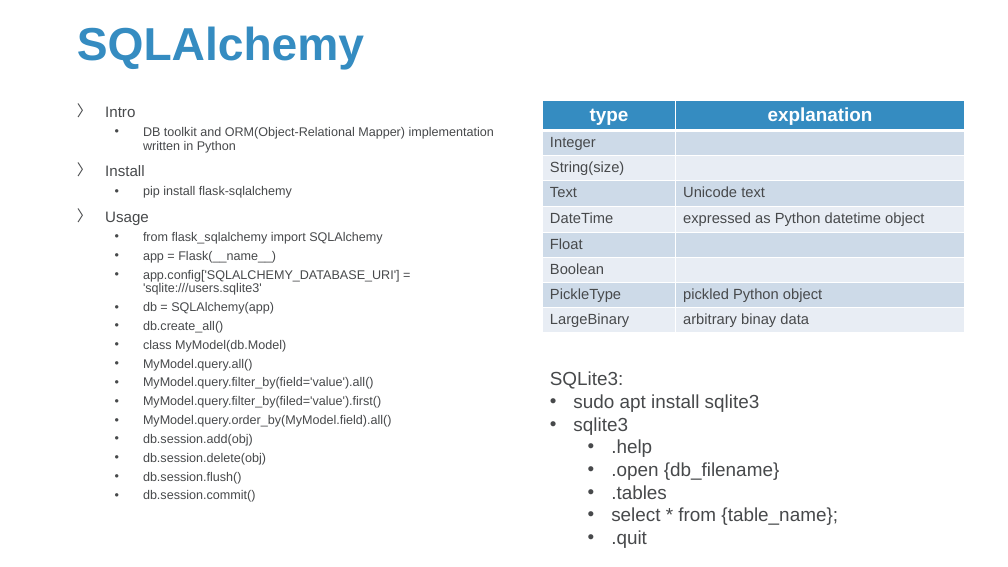
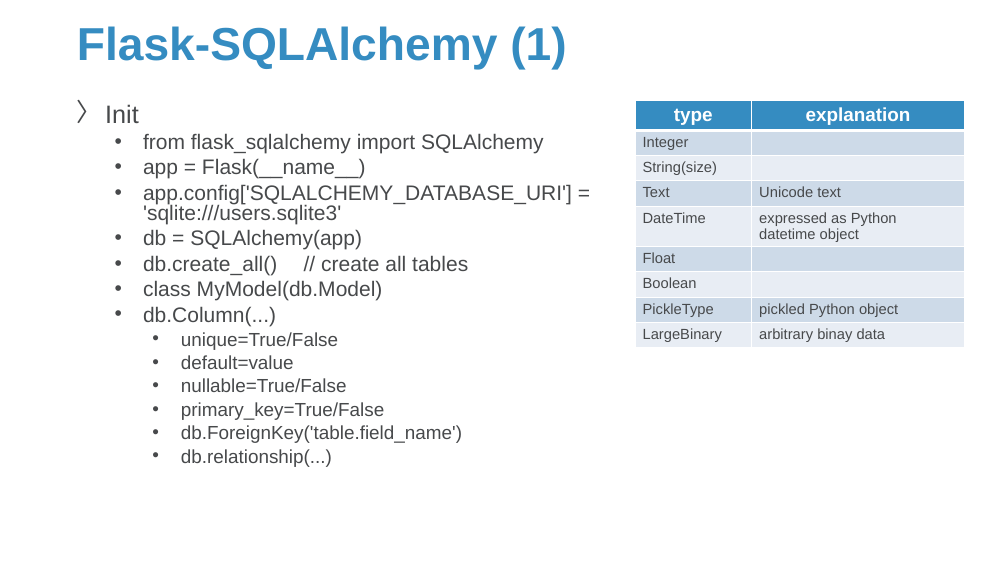
Before and after one commit to Sparks-Lu/TechNotes, a slide deck: slide 17 of Web/Flask-Notes.pptx (slide 14 before the commit). Drawn at 1008x567 pixels with LibreOffice and Linux fonts; fonts in the diff are those of the drawing; background and template pictures are left out. Boxes give left, top, right and bottom in pixels: in the first picture for what was removed or moved away, otherwise in the second. Text is boxed around its words. In the diff, an @@ line names an element or a change of style, - is before the commit and + after.

```diff
--- a/Web/Flask-Notes.pptx
+++ b/Web/Flask-Notes.pptx
@@ title at (77, 26, 566, 70): text changed @@
-SQLAlchemy
+Flask-SQLAlchemy (1)
@@ text at (105, 104, 139, 123): text changed; size 12 to 24 pt @@
-〉 Intro
-  • DB toolkit and ORM(Object-Relational Mapper) implementation written in Python
-〉 Install
-  • pip install flask-sqlalchemy
-〉 Usage
+〉 Init
@@ table: place and size @@
-table at (542, 100, 964, 333)
+table at (635, 100, 965, 349)
@@ text at (143, 133, 572, 301): size 12 to 20 pt in "from flask_sqlalchemy import SQLAlchemy", "app = Flask(__name__)", "app.config['SQLALCHEMY_DATABASE_URI'] = 'sqlite:///users.sql ...", "db = SQLAlchemy(app)" and 1 more places; line spacing 0.9 to 0.8 @@
@@ text at (143, 255, 468, 275): text changed; size 12 to 20 pt @@
-  • db.create_all()
+  • db.create_all() // create all tables
@@ text at (143, 306, 462, 467): text changed; size 12 to 18 pt @@
-  • MyModel.query.all()
-  • MyModel.query.filter_by(field='value').all()
-  • MyModel.query.filter_by(filed='value').first()
-  • MyModel.query.order_by(MyModel.field).all()
-  • db.session.add(obj)
-  • db.session.delete(obj)
-  • db.session.flush()
-  • db.session.commit()
+  • db.Column(...)
+    • unique=True/False
+    • default=value
+    • nullable=True/False
+    • primary_key=True/False
+    • db.ForeignKey('table.field_name')
+    • db.relationship(...)
@@ text removed at (550, 371, 838, 548) @@
-SQLite3:
-• sudo apt install sqlite3
-• sqlite3
-  • .help
-  • .open {db_filename}
-  • .tables
-  • select * from {table_name};
-  • .quit
```
Also in this commit, not shown: 3 other slides changed, 5 slides added, 6 other files.
